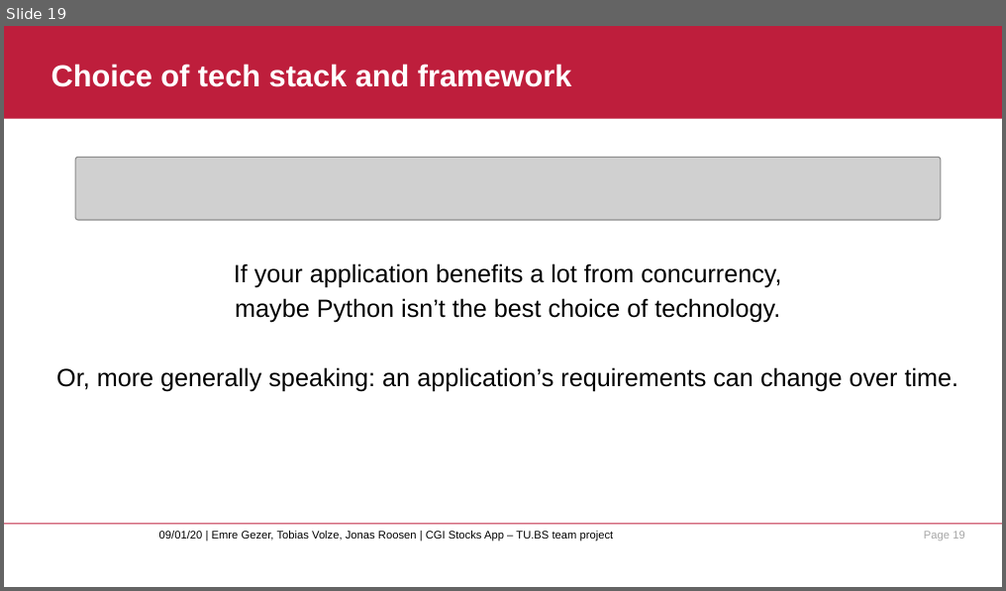
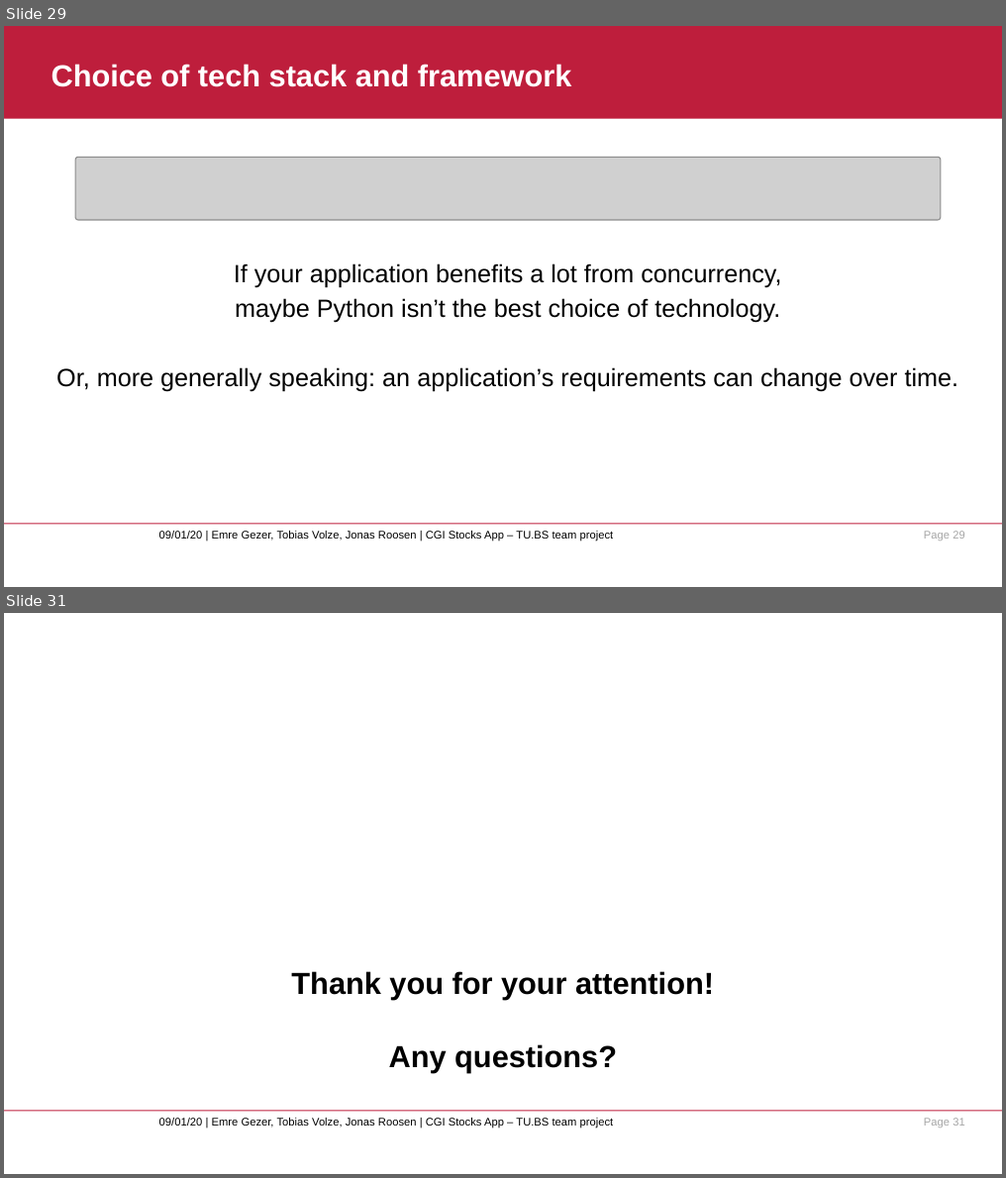
Before and after one commit to neoraven/Teamprojekt_SS20_CGI, a slide deck: presentation/TUBS_CGI_stocks_app_presentation.pptx. Shown one above the other, each under a label of ours: slide 19 before the commit, slides 29 and 31 after it; the slides between them are not shown. The pictures are 1006x591 and 1006x1178 pixels, drawn with LibreOffice and Linux fonts; fonts in the diff are those of the drawing; grey boxes stand for pictures; background and template pictures are left out. Boxes give left, top, right and bottom in pixels: in the first picture for what was removed or moved away, otherwise in the second. Text is boxed around its words. In the diff, an @@ line names an element or a change of style, - is before the commit and + after.

```diff
--- a/presentation/TUBS_CGI_stocks_app_presentation.pptx
+++ b/presentation/TUBS_CGI_stocks_app_presentation.pptx
@@ slide 31 added at (4,613,1002,1174), background #FFFFFF; not listed: 3 template elements that a slide beside it also shows @@
@@ title added at (291,971,714,1072), 22 pt, text #000000, bold @@
+Thank you for your attention!
+Any questions?
@@ what was slide 19 is now slide 29 @@
@@ page number at (924,531,964,541): text changed @@
-Page 19
+Page 29
```
Also in this commit, not shown: 1 slide changed, 10 other slides added, 2 slides removed.
